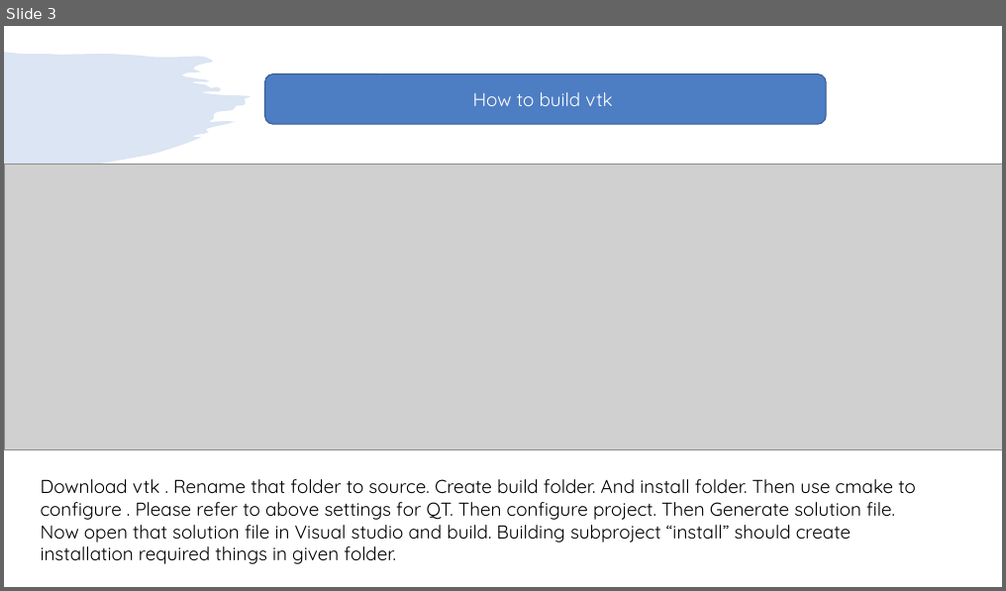
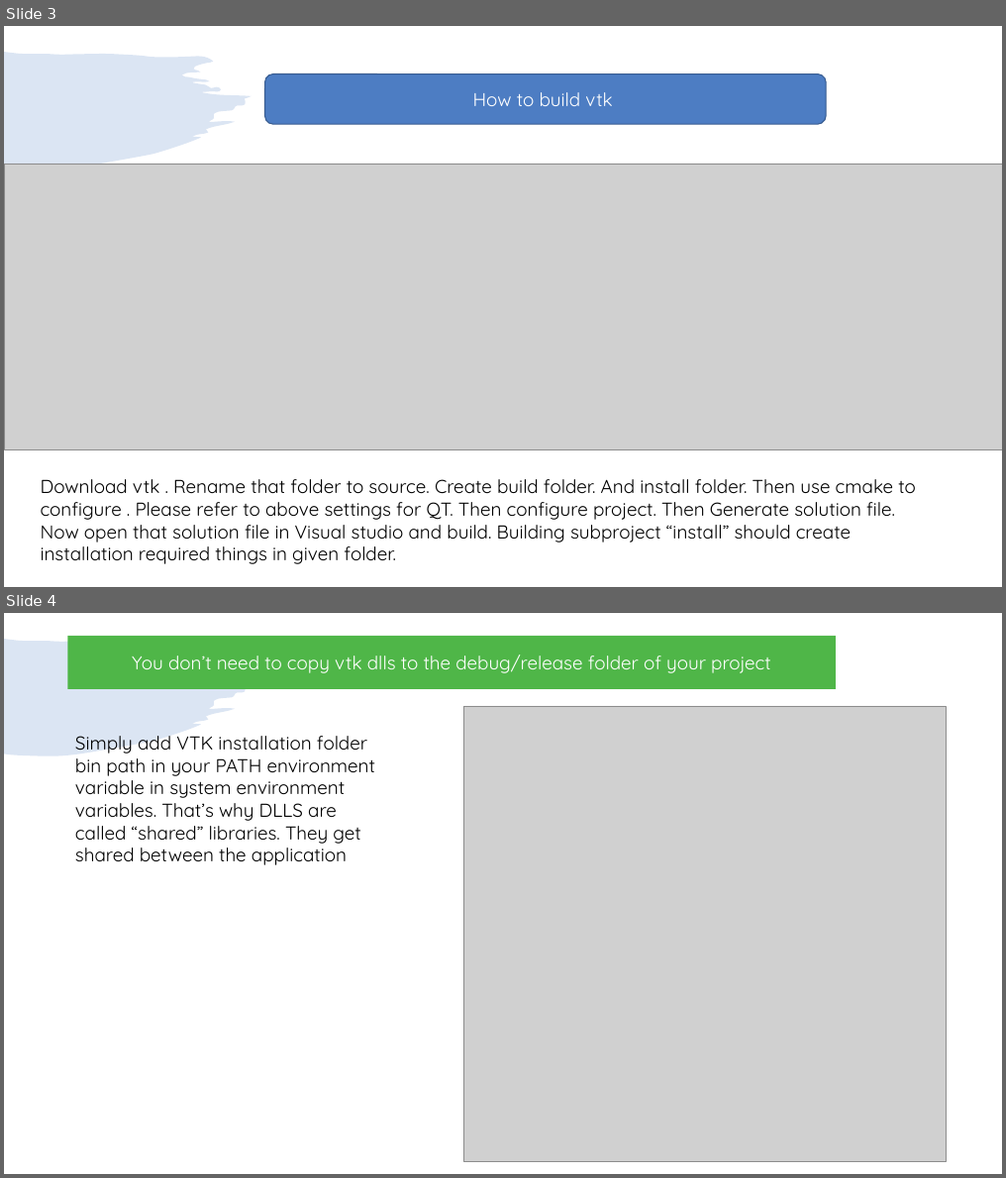
Before and after one commit to girishlande/VTK_programs, a slide deck: learnings.pptx. Shown one above the other, each under a label of ours: slide 3 before the commit, slides 3 and 4 after it. The pictures are 1006x591 and 1006x1178 pixels, drawn with LibreOffice and Linux fonts; fonts in the diff are those of the drawing; grey boxes stand for pictures. Boxes give left, top, right and bottom in pixels: in the first picture for what was removed or moved away, otherwise in the second. Text is boxed around its words. In the diff, an @@ line names an element or a change of style, - is before the commit and + after.

```diff
--- a/learnings.pptx
+++ b/learnings.pptx
@@ slide 4 added at <box>4,613,1002,1174</box>, background #FFFFFF; not listed: 1 template element that a slide beside it also shows @@
@@ rectangle added at <box>67,636,836,689</box>, fill #4FB648, 18 pt, text #FFFFFF @@
+You don’t need to copy vtk dlls to the debug/release folder of your project
@@ picture added at <box>464,706,946,1161</box> @@
@@ text added at <box>75,736,375,865</box>, 18 pt, text #000000 @@
+Simply add VTK installation folder bin path in your PATH environment variable in system environment variables. That’s why DLLS are called “shared” libraries. They get shared between the application
```
Also in this commit, not shown: 1 slide removed, 4 other files.
